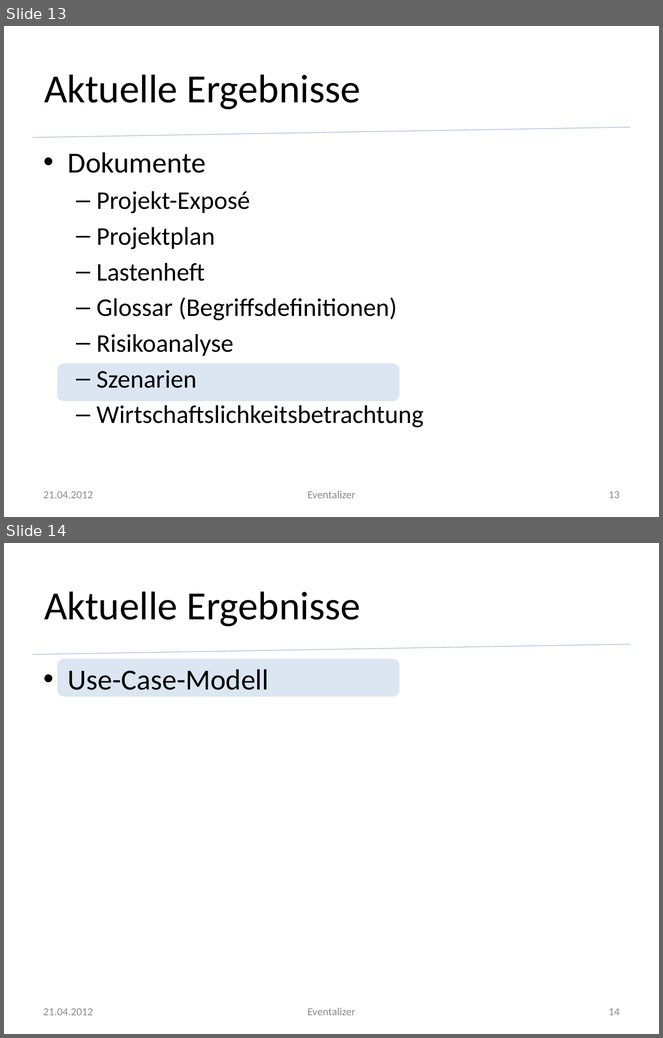
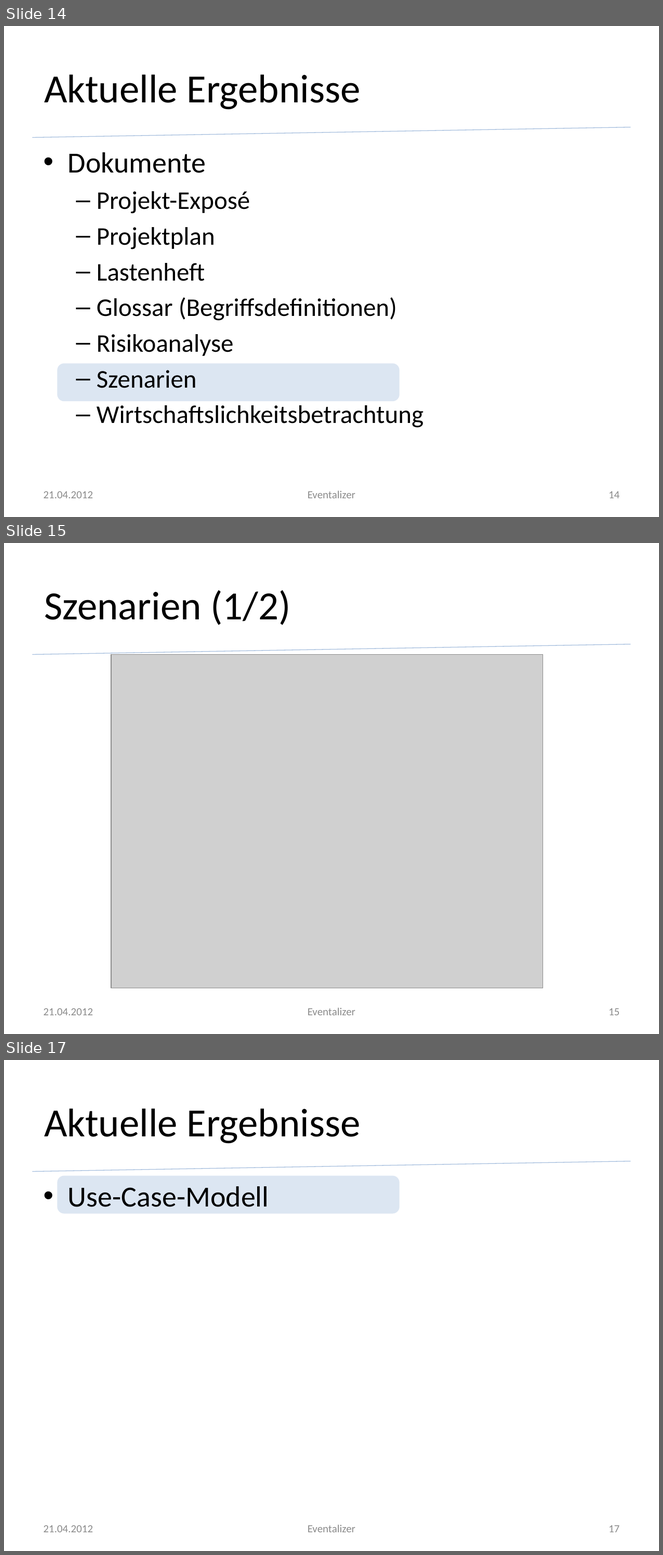
Before and after one commit to silkslostsoul/Eventalizer, a slide deck: Dokumente/Zwischenstand zum 2012 04 21.pptx. Shown one above the other, each under a label of ours: slides 13 and 14 before the commit, slides 14, 15 and 17 after it; the slides between them are not shown. The pictures are 663x1038 and 663x1555 pixels, drawn with LibreOffice and Linux fonts; fonts in the diff are those of the drawing; grey boxes stand for pictures; background and template pictures are left out. Boxes give left, top, right and bottom in pixels: in the first picture for what was removed or moved away, otherwise in the second. Text is boxed around its words. In the diff, an @@ line names an element or a change of style, - is before the commit and + after.

```diff
--- a/Dokumente/Zwischenstand zum 2012 04 21.pptx
+++ b/Dokumente/Zwischenstand zum 2012 04 21.pptx
@@ slide 15 added at (x1=4, y1=543, x2=659, y2=1034), background #FFFFFF; not listed: 1 template element that a slide beside it also shows @@
@@ title added at (x1=44, y1=590, x2=291, y2=625), 44 pt, text #000000 @@
+Szenarien (1/2)
@@ picture added at (x1=111, y1=654, x2=543, y2=988) @@
@@ text added at (x1=44, y1=1008, x2=93, y2=1016), 12 pt, text #8C8C8C @@
+21.04.2012
@@ text added at (x1=308, y1=1008, x2=356, y2=1016), 12 pt, text #8C8C8C @@
+Eventalizer
@@ page number added at (x1=609, y1=1008, x2=620, y2=1016), 12 pt, text #8C8C8C @@
+15
@@ what was slide 13 is now slide 14 @@
@@ page number at (x1=609, y1=491, x2=620, y2=499): text changed @@
-13
+14
@@ what was slide 14 is now slide 17 @@
@@ page number at (x1=609, y1=1525, x2=620, y2=1533): text changed @@
-14
+17
```
Also in this commit, not shown: 2 other slides added, 2 other files.
